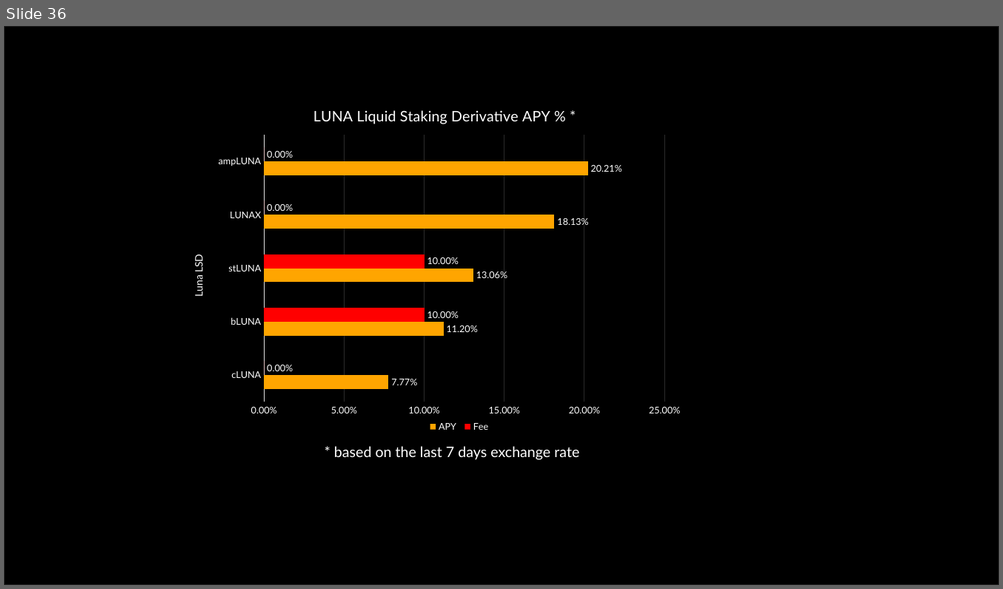
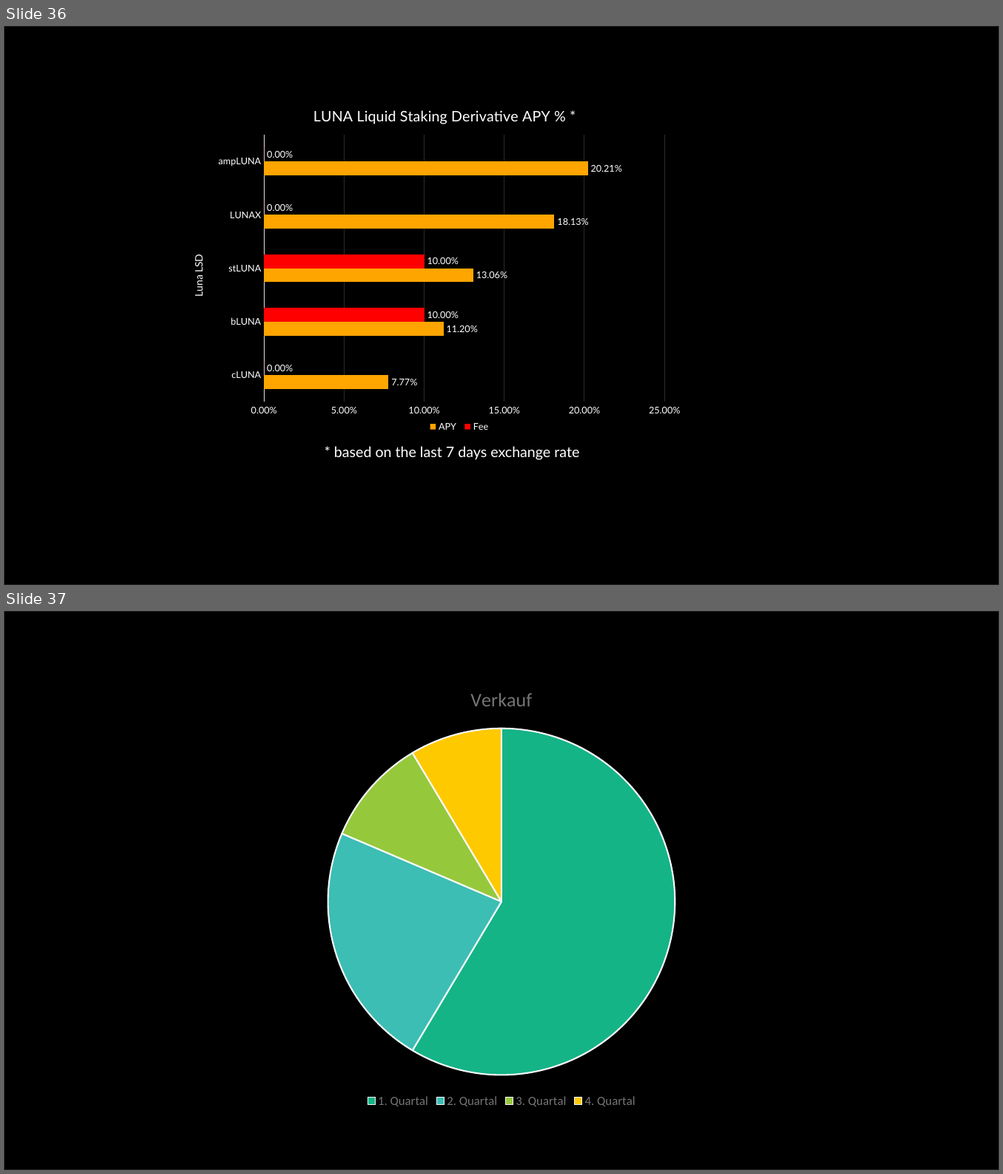
Before and after one commit to erisprotocol/docs, a slide deck: _assets/eris.pptx. Shown one above the other, each under a label of ours: slide 36 before the commit, slides 36 and 37 after it. The pictures are 1003x589 and 1003x1174 pixels, drawn with LibreOffice and Linux fonts; fonts in the diff are those of the drawing. Boxes give left, top, right and bottom in pixels: in the first picture for what was removed or moved away, otherwise in the second. Text is boxed around its words. In the diff, an @@ line names an element or a change of style, - is before the commit and + after.

```diff
--- a/_assets/eris.pptx
+++ b/_assets/eris.pptx
@@ slide 37 added at bbox=[4, 611, 999, 1170], background #F6F8F8 @@
@@ rectangle added at bbox=[4, 611, 999, 1170], fill #000000, outline #202020 1 pt @@
@@ pie chart added at bbox=[170, 670, 833, 1113] @@
+title "Verkauf"
+categories: 1. Quartal, 2. Quartal, 3. Quartal, 4. Quartal
+Verkauf: 59, 23, 10, 9
```
Also in this commit, not shown: 31 other files.
